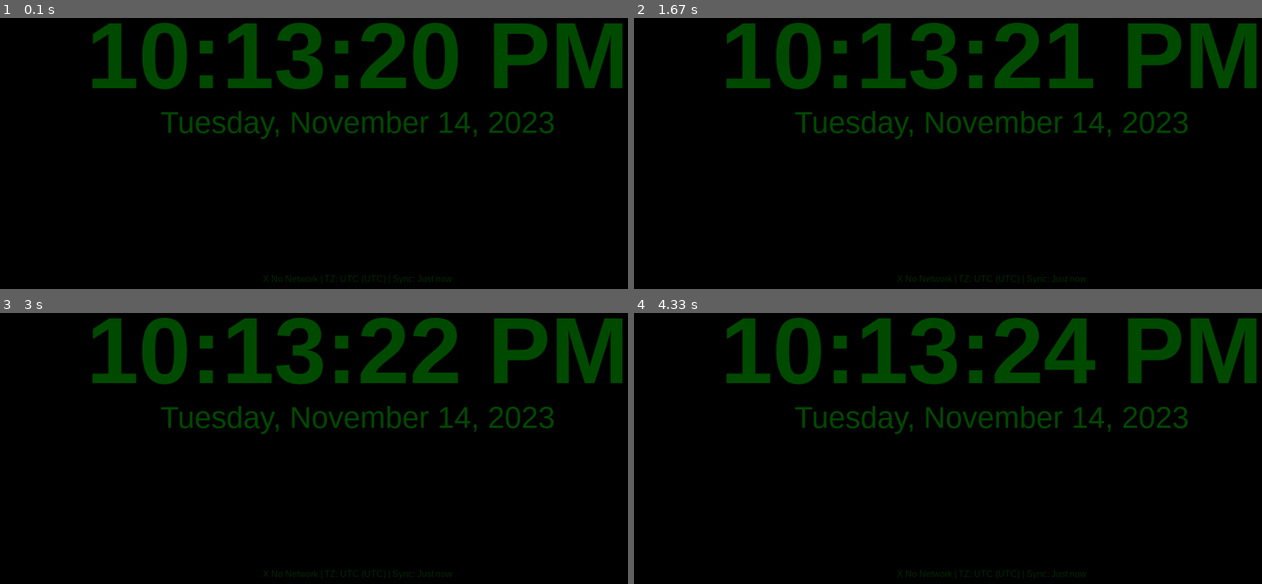
Above: before the commit, frames 1-4 (two rows, left to right).
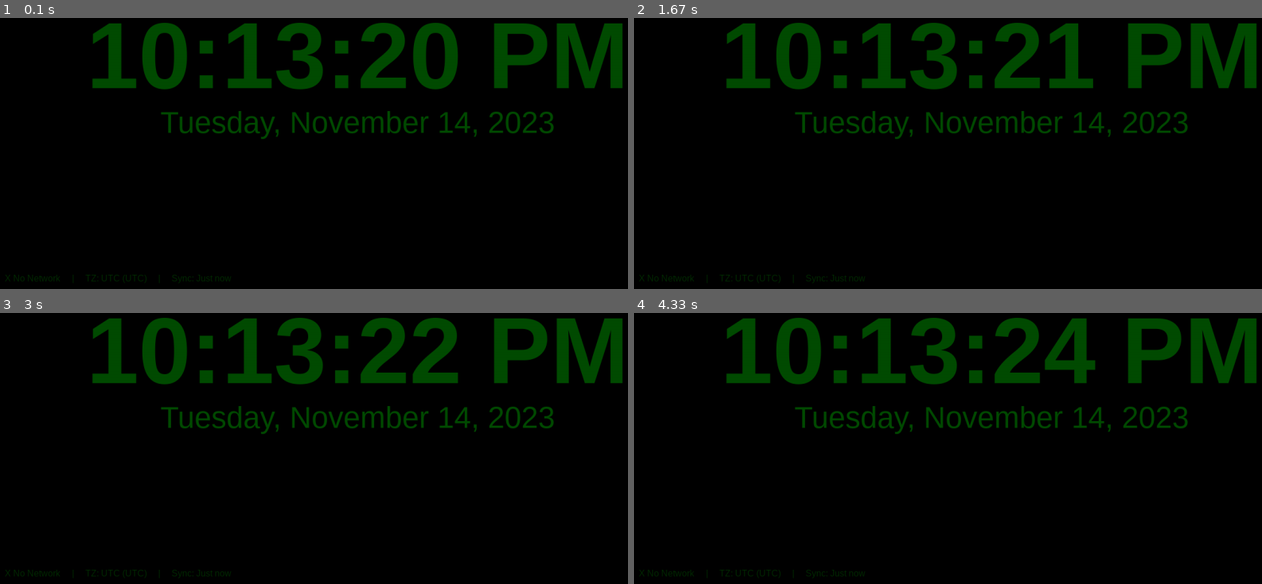
Above: after the commit, the same moments.

Repository: AhsenBaig-boilerplate/rpi-digital-clock
Game: pygame game, started from app/clock_display.py
The game is run twice, just before and just after one commit, with the same random seed, the same clock (stepped at 60 frames per second) and the same inputs.
Inputs:
- Up to frame 1 (0.1 s): no input
- Up to frame 2 (1.67 s): no input
- Up to frame 3 (3 s): no input
- Up to frame 4 (4.33 s): no input

The runs differ from the first frame. In frame 1, 0.2% of the frame differs, in the area x 0-72%, y 94-98%; in frame 2, 0.2%; in frame 3, 0.2%; in frame 4, 0.2%.

Commit message:
Replace pygame-emojis with PNG sprite-based icons for Pi Zero W
- Remove pygame-emojis dependency (build issues on ARMv6)
- Implement PNG icon loading system:
  * Load icons from app/assets/emojis/ directory
  * Scale to 24x24px for status bar
  * Graceful fallback to ASCII if icons missing
- Rewrite render_status_bar to blit PNG sprites:
  * Left-aligned layout with proper spacing
  * Icons: wifi, ethernet, network_error, globe, sync, clock
  * Much better performance than emoji font rendering
- Add app/assets/emojis/README.md:
  * Icon requirements and specifications
  * Twemoji download instructions with wget commands
  * Alternative icon sources (OpenMoji, Noto)
- Update documentation references

Benefits:
✓ Works perfectly on Pi Zero W (ARMv6)
✓ No build dependencies or compilation
✓ Loads once at startup, renders as fast as blit
✓ Easy to customize with any 16x16 or 24x24 PNG

Diff:
--- a/app/clock_display.py
+++ b/app/clock_display.py
@@ -10,11 +10,6 @@
 import socket
 import subprocess
 import random
-try:
-    import pygame_emojis  # Enables emoji rendering support if available
-    EMOJI_SUPPORTED = True
-except Exception:
-    EMOJI_SUPPORTED = False
 import time
 from datetime import datetime
 from pathlib import Path
@@ -164,6 +159,9 @@
 
         # Get initial NTP sync time
         self.check_last_ntp_sync()
+
+        # Load emoji PNG icons (lightweight alternative to emoji fonts)
+        self.emoji_icons = self.load_emoji_icons()
 
         # Log pixel shift status
         if self.pixel_shift_enabled:
@@ -190,6 +188,49 @@
             self.weather_font = pygame.font.Font(None, self.weather_font_size)
             self.status_font = pygame.font.Font(None, self.status_font_size)
             logging.warning("Using default pygame font")
+
+    def load_emoji_icons(self) -> dict:
+        """
+        Load emoji PNG icons from assets/emojis/ directory.
+        Returns dict mapping icon names to pygame surfaces.
+        Falls back gracefully if icons not found.
+        """
+        icons = {}
+        emoji_dir = Path(__file__).parent / "assets" / "emojis"
+
+        # Icon files to load (16x16 or 24x24 PNGs work well)
+        icon_files = {
+            'wifi': 'wifi.png',
+            'ethernet': 'ethernet.png',
+            'network_error': 'network_error.png',
+            'globe': 'globe.png',
+            'sync': 'sync.png',
+            'clock': 'clock.png',
+        }
+
+        if not emoji_dir.exists():
+            logging.info("Emoji icons directory not found, using ASCII fallback")
+            return icons
+
+        # Load each icon
+        for name, filename in icon_files.items():
+            icon_path = emoji_dir / filename
+            if icon_path.exists():
+                try:
+                    # Load and scale icon to appropriate size (24x24 for status bar)
+                    icon = pygame.image.load(str(icon_path))
+                    icon = pygame.transform.smoothscale(icon, (24, 24))
+                    icons[name] = icon
+                    logging.debug(f"Loaded emoji icon: {name}")
+                except Exception as e:
+                    logging.debug(f"Failed to load emoji icon {name}: {e}")
+
+        if icons:
+            logging.info(f"Loaded {len(icons)} emoji PNG icons")
+        else:
+            logging.info("No emoji icons loaded, using ASCII fallback")
+
+        return icons
 
     def hex_to_rgb(self, hex_color):
         """Convert hex color to RGB tuple."""
@@ -462,63 +503,102 @@
         pygame.display.flip()
 
     def render_status_bar(self, status_color):
-        """Render status bar with system information."""
-        # Choose emoji or ASCII symbols based on support
-        use_emojis = EMOJI_SUPPORTED and (os.environ.get('USE_EMOJI', 'true').lower() == 'true')
-        # Status items
-        status_items = []
-
-        # Network status with symbol
+        """Render status bar with system information using PNG icons or ASCII fallback."""
+        # Check if we have PNG emoji icons loaded
+        use_png_icons = bool(self.emoji_icons) and (os.environ.get('USE_EMOJI', 'true').lower() == 'true')
+
+        # Starting X position for left-aligned status items
+        x_pos = 10
+        y_pos = self.screen_height - 30
+        spacing = 5  # Space between icon and text
+        item_gap = 20  # Gap between status items
+
+        # Network status
         if self.network_status:
             if "WiFi" in self.network_status:
-                icon = "📶" if use_emojis else "WiFi:"
+                icon_key = 'wifi'
+                text = self.network_status
             elif "Ethernet" in self.network_status:
-                icon = "🌐" if use_emojis else "Net:"
+                icon_key = 'ethernet'
+                text = self.network_status
             else:
-                icon = "❌" if use_emojis else "X"
-            status_items.append(f"{icon} {self.network_status}")
-        else:
-            status_items.append("❌ No Network" if use_emojis else "X No Network")
-
-        # Timezone with abbreviation and full name
+                icon_key = 'network_error'
+                text = self.network_status
+        else:
+            icon_key = 'network_error'
+            text = "No Network"
+
+        # Render network status
+        if use_png_icons and icon_key in self.emoji_icons:
+            self.screen.blit(self.emoji_icons[icon_key], (x_pos, y_pos))
+            x_pos += 24 + spacing
+        else:
+            # ASCII fallback
+            prefix = "WiFi:" if "WiFi" in text else ("Net:" if "Ethernet" in text else "X")
+            text_surface = self.status_font.render(f"{prefix} {text}", True, status_color)
+            self.screen.blit(text_surface, (x_pos, y_pos))
+            x_pos += text_surface.get_width() + item_gap
+            text = ""  # Already included in prefix
+
+        if text:
+            text_surface = self.status_font.render(text, True, status_color)
+            self.screen.blit(text_surface, (x_pos, y_pos))
+            x_pos += text_surface.get_width() + item_gap
+
+        # Separator
+        sep_surface = self.status_font.render("|", True, status_color)
+        self.screen.blit(sep_surface, (x_pos, y_pos))
+        x_pos += sep_surface.get_width() + item_gap
+
+        # Timezone with abbreviation
         try:
             tz_abbr = time.strftime('%Z')
         except Exception:
             tz_abbr = "TZ"
-        if self.timezone_name:
-            tz_label = "🌍" if use_emojis else "TZ:"
-            status_items.append(f"{tz_label} {tz_abbr} ({self.timezone_name})")
-        else:
-            tz_label = "🌍" if use_emojis else "TZ:"
-            status_items.append(f"{tz_label} {tz_abbr}")
-
-        # Last sync with symbol
-        sync_label = "🔄" if use_emojis else "Sync:"
-        status_items.append(f"{sync_label} {self.get_time_since_sync()}")
+
+        if use_png_icons and 'globe' in self.emoji_icons:
+            self.screen.blit(self.emoji_icons['globe'], (x_pos, y_pos))
+            x_pos += 24 + spacing
+            tz_text = f"{tz_abbr} ({self.timezone_name})" if self.timezone_name else tz_abbr
+        else:
+            tz_text = f"TZ: {tz_abbr} ({self.timezone_name})" if self.timezone_name else f"TZ: {tz_abbr}"
+
+        tz_surface = self.status_font.render(tz_text, True, status_color)
+        self.screen.blit(tz_surface, (x_pos, y_pos))
+        x_pos += tz_surface.get_width() + item_gap
+
+        # Separator
+        self.screen.blit(sep_surface, (x_pos, y_pos))
+        x_pos += sep_surface.get_width() + item_gap
+
+        # Last sync
+        sync_time = self.get_time_since_sync()
+        if use_png_icons and 'sync' in self.emoji_icons:
+            self.screen.blit(self.emoji_icons['sync'], (x_pos, y_pos))
+            x_pos += 24 + spacing
+            sync_text = sync_time
+        else:
+            sync_text = f"Sync: {sync_time}"
+
+        sync_surface = self.status_font.render(sync_text, True, status_color)
+        self.screen.blit(sync_surface, (x_pos, y_pos))
+        x_pos += sync_surface.get_width() + item_gap
 
         # RTC status if available
         if self.rtc and self.rtc.available:
-            rtc_label = "🕰️" if use_emojis else "RTC:"
-            status_items.append(f"{rtc_label} Active")
-
-        status_text = " | ".join(status_items)
-
-        # Render status text with brightness-adjusted color
-        try:
-            status_surface = self.status_font.render(status_text, True, status_color)
-        except UnicodeError as e:
-            # Fallback to ASCII-only if Unicode fails
-            logging.warning(f"Unicode error in status bar, using ASCII fallback: {e}")
-            fallback = status_text.encode('ascii', 'replace').decode('ascii')
-            status_surface = self.status_font.render(fallback, True, status_color)
-
-        # Position at bottom center with some padding
-        status_rect = status_surface.get_rect(
-            center=(self.screen_width // 2, self.screen_height - 20)
-        )
-
-        # Draw status bar
-        self.screen.blit(status_surface, status_rect)
+            # Separator
+            self.screen.blit(sep_surface, (x_pos, y_pos))
+            x_pos += sep_surface.get_width() + item_gap
+
+            if use_png_icons and 'clock' in self.emoji_icons:
+                self.screen.blit(self.emoji_icons['clock'], (x_pos, y_pos))
+                x_pos += 24 + spacing
+                rtc_text = "Active"
+            else:
+                rtc_text = "RTC: Active"
+
+            rtc_surface = self.status_font.render(rtc_text, True, status_color)
+            self.screen.blit(rtc_surface, (x_pos, y_pos))
 
     def handle_events(self):
         """Handle pygame events."""
Not shown, changed: README.md
Not shown, added: app/assets/emojis/README.md
Not shown, changed: requirements.txt
